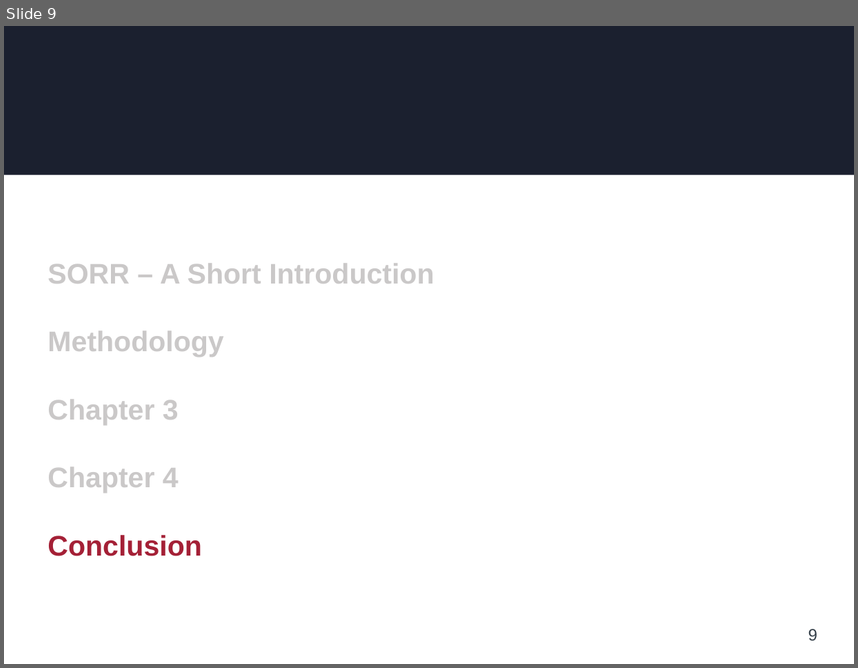
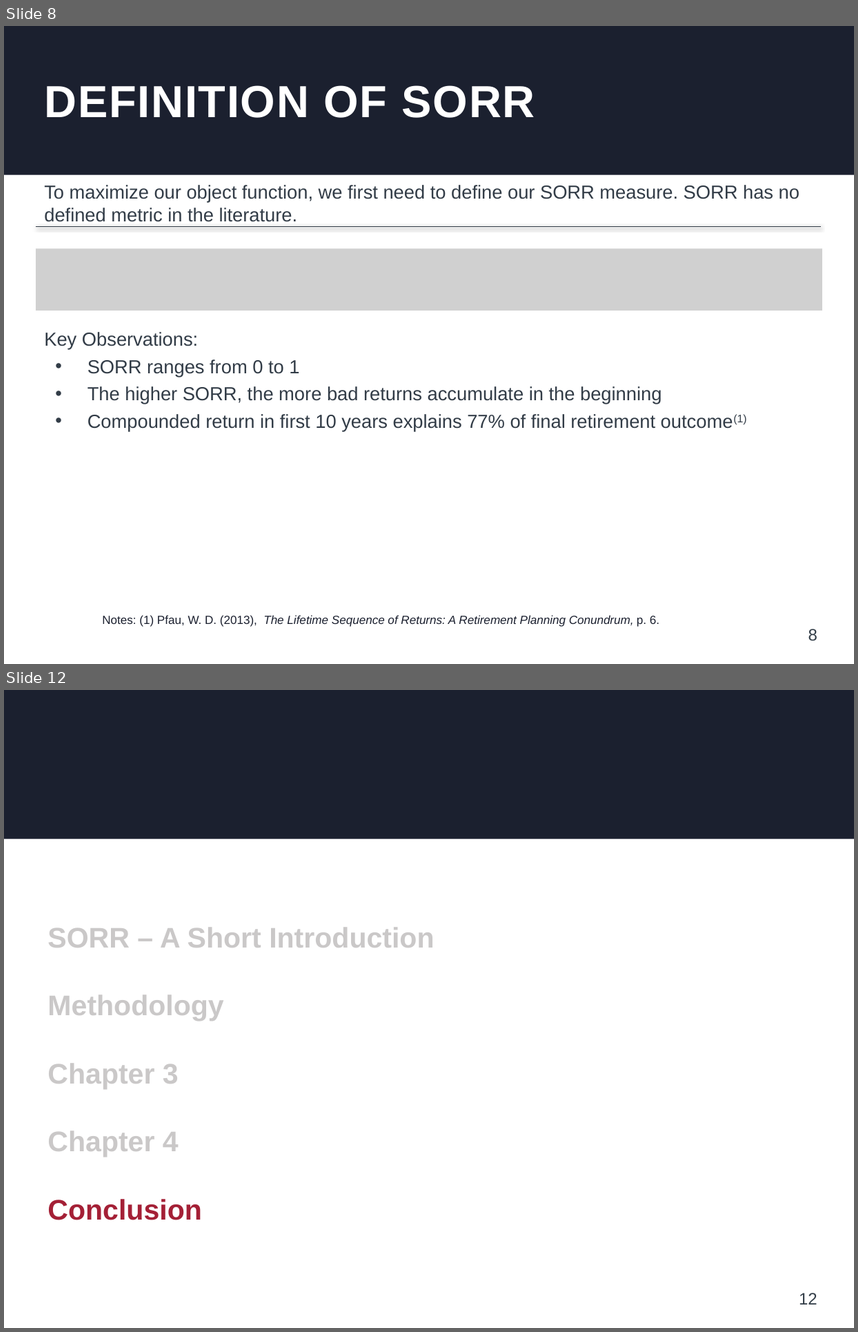
Before and after one commit to hermannviktor/15.451-Proseminar-IM, a slide deck: PPT_Presentation_v2.pptx. Shown one above the other, each under a label of ours: slide 9 before the commit, slides 8 and 12 after it; the slides between them are not shown. The pictures are 858x668 and 858x1332 pixels, drawn with LibreOffice and Linux fonts; fonts in the diff are those of the drawing; grey boxes stand for pictures; background and template pictures are left out. Boxes give left, top, right and bottom in pixels: in the first picture for what was removed or moved away, otherwise in the second. Text is boxed around its words. In the diff, an @@ line names an element or a change of style, - is before the commit and + after.

```diff
--- a/PPT_Presentation_v2.pptx
+++ b/PPT_Presentation_v2.pptx
@@ slide 8 added at box(4, 26, 854, 664), background #FFFFFF; not listed: 1 template element that a slide beside it also shows @@
@@ text added at box(45, 85, 535, 118), 38 pt, text #FFFFFF, bold @@
+DEFINITION OF SORR
@@ text added at box(44, 185, 800, 222), 16 pt, text #323C47 @@
+To maximize our object function, we first need to define our SORR measure. SORR has no defined metric in the literature.
@@ line added from (36, 226) to (821, 226), #323C47 0.25 pt @@
@@ picture added at box(36, 249, 822, 311) @@
@@ text added at box(44, 332, 746, 432), 16 pt, text #323C47 @@
+Key Observations:
+• SORR ranges from 0 to 1
+• The higher SORR, the more bad returns accumulate in the beginning
+• Compounded return in first 10 years explains 77% of final retirement outcome(1)
@@ text added at box(102, 615, 660, 626), 10 pt, text #1B202F, italic @@
+Notes: (1) Pfau, W. D. (2013), The Lifetime Sequence of Returns: A Retirement Planning Conundrum, p. 6.
@@ page number added at box(809, 628, 818, 641), 14 pt, text #333E48 @@
+8
@@ what was slide 9 is now slide 12 @@
@@ page number at box(799, 1292, 818, 1304): text changed @@
-9
+12
```
Also in this commit, not shown: 7 slides changed, 2 other slides added, 17 other files.
